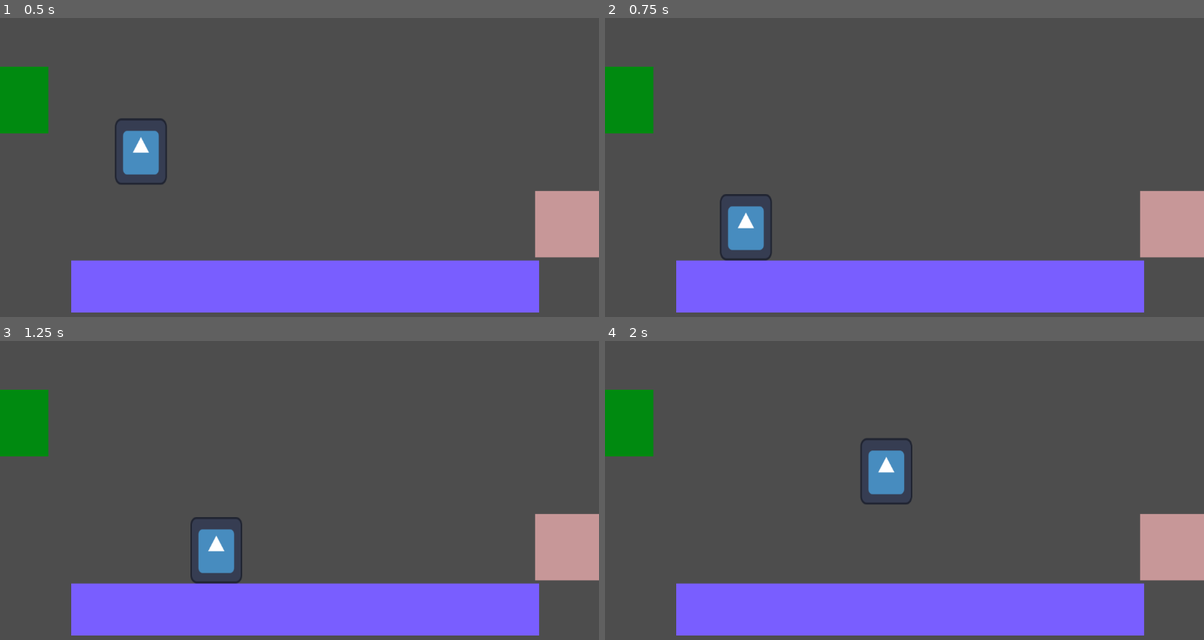
Above: before the commit, frames 1-4 (two rows, left to right).
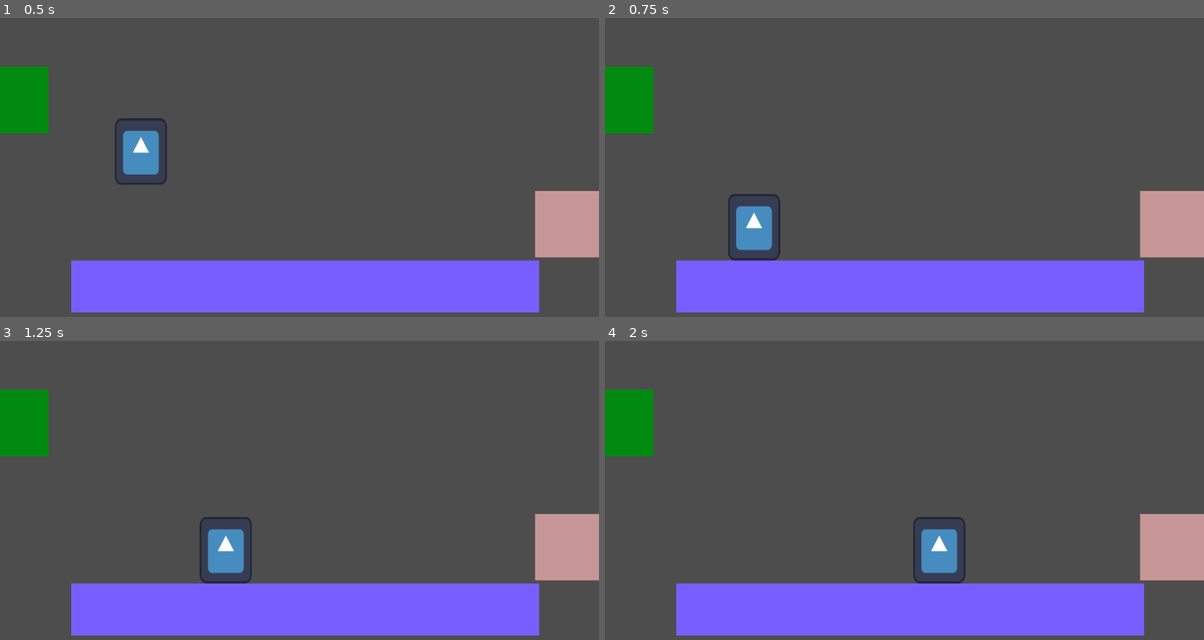
Above: after the commit, the same moments.

Repository: Guilherme-Soares-Sequeira/feup-ddjd-preliminary
Game: Godot game, scene res://scenes/world.tscn
Same seed, same stepped clock (60 frames per second), same inputs: the game is played once before the commit and once after it. The engine's default icon, where the game draws it, is replaced by a stand-in: a white triangle on a blue panel in a dark square.
Inputs (mouse positions are in pixels of both pictures, inside the frame that each line leads up to):
- Up to frame 1 (0.5 s): no input
- Up to frame 2 (0.75 s): move the mouse to (748, 155) at 0.52 s; click (748, 155) at 0.67 s
- Up to frame 3 (1.25 s): no input
- Up to frame 4 (2 s): move the mouse to (784, 526) at 1.27 s; click (784, 526) at 1.42 s

Frame 1 is identical in both runs. In frame 2, 0.8% of the frame differs, in the area x 19-30%, y 58-82%; in frame 3, 0.9%; in frame 4, 2.3%, in the area x 42-61%, y 32-82%.

Commit message:
Reworked horizontal wind. Finalized wind current implementation

Diff:
--- a/scenes/wind.tscn
+++ b/scenes/horizontal_wind.tscn
@@ -1,6 +1,6 @@
 [gd_scene load_steps=2 format=3 uid="uid://b1uf0a1d1fw13"]
 
-[ext_resource type="Script" path="res://scripts/wind.gd" id="1_j5ykt"]
+[ext_resource type="Script" path="res://scripts/horizontal_wind.gd" id="1_j5ykt"]
 
 [node name="Area2D" type="Area2D"]
 collision_layer = 8
--- a/scenes/world.tscn
+++ b/scenes/world.tscn
@@ -4,7 +4,7 @@
 [ext_resource type="Script" path="res://scripts/world.gd" id="1_ytbfc"]
 [ext_resource type="PackedScene" uid="uid://bg6q1pcf355lh" path="res://scenes/block.tscn" id="2_jtuy7"]
 [ext_resource type="PackedScene" uid="uid://ckyfsfegx2hhi" path="res://scenes/grass.tscn" id="3_5tb4c"]
-[ext_resource type="PackedScene" uid="uid://b1uf0a1d1fw13" path="res://scenes/wind.tscn" id="5_3vd8u"]
+[ext_resource type="PackedScene" uid="uid://b1uf0a1d1fw13" path="res://scenes/horizontal_wind.tscn" id="5_3vd8u"]
 [ext_resource type="PackedScene" uid="uid://bb4lacx64xtut" path="res://scenes/vertical_wind.tscn" id="6_104ir"]
 
 [sub_resource type="RectangleShape2D" id="RectangleShape2D_3js6h"]
@@ -19,7 +19,7 @@
 size = Vector2(62, 213.5)
 
 [sub_resource type="RectangleShape2D" id="RectangleShape2D_6wla3"]
-size = Vector2(265.5, 85.5)
+size = Vector2(227.875, 85.5)
 
 [node name="World" type="Node2D"]
 script = ExtResource("1_ytbfc")
@@ -52,7 +52,7 @@
 pointing_right = true
 
 [node name="CollisionShape2D" type="CollisionShape2D" parent="Horizontal Wind Right"]
-position = Vector2(-230, 386)
+position = Vector2(-241, 380)
 shape = SubResource("RectangleShape2D_xrlpm")
 
 [node name="Vertical Wind" parent="." instance=ExtResource("6_104ir")]
@@ -60,12 +60,12 @@
 wind_force = 505
 
 [node name="CollisionShape2D" type="CollisionShape2D" parent="Vertical Wind"]
-position = Vector2(126, -108.25)
+position = Vector2(173, -316)
 shape = SubResource("RectangleShape2D_cjllj")
 
 [node name="Horizontal Wind Left" parent="." instance=ExtResource("5_3vd8u")]
 position = Vector2(565, 164)
 
 [node name="CollisionShape2D" type="CollisionShape2D" parent="Horizontal Wind Left"]
-position = Vector2(315.25, 256.75)
+position = Vector2(294, 248)
 shape = SubResource("RectangleShape2D_6wla3")
--- a/scripts/LemmingStateMachine/StateMachine.gd
+++ b/scripts/LemmingStateMachine/StateMachine.gd
@@ -20,8 +20,11 @@
 func handle_exited_vertical_wind() -> void:
 	self.current_state.handle_exited_vertical_wind()
 
-func handle_pushed_by_wind(vertical_direction: int, wind_force: int) -> void:
-	self.current_state.handle_pushed_by_wind(vertical_direction, wind_force)
+func handle_pushed_by_vertical_wind(vertical_direction: int, wind_force: int) -> void:
+	self.current_state.handle_pushed_by_vertical_wind(vertical_direction, wind_force)
+
+func handle_pushed_by_horizontal_wind(horizontal_direction: int, wind_force: int) -> void:
+	self.current_state.handle_pushed_by_horizontal_wind(horizontal_direction, wind_force)
 
 func update():
 	if not current_state:
--- a/scripts/LemmingStateMachine/States/FloatingState.gd
+++ b/scripts/LemmingStateMachine/States/FloatingState.gd
@@ -9,9 +9,9 @@
 		self.exit_state.emit(WalkingState.new(self.lemming))
 		return
 
-	self.exit_state.emit(DecelerationState.new(self.lemming))
+	self.exit_state.emit(FreeFallState.new(self.lemming))
 
-func handle_pushed_by_wind(vertical_direction: int, wind_force: int) -> void:
+func handle_pushed_by_vertical_wind(vertical_direction: int, wind_force: int) -> void:
 	lemming.velocity.y += wind_force/3.0 * vertical_direction
 
 	if (vertical_direction > 0):
@@ -26,7 +26,7 @@
 	pass
 
 func onEnter():
-	lemming.velocity.x = 0
+	lemming.set_speed(0)
 	pass
 
 func onExit():
--- a/scripts/LemmingStateMachine/States/DecelerationState.gd
+++ b/scripts/LemmingStateMachine/States/FreeFallState.gd
@@ -1,14 +1,15 @@
 extends State
-class_name DecelerationState
+class_name FreeFallState
 
 func update():
 	pass
 
 func physics_update(delta: float):
+	if (lemming.is_on_floor()):
+		exit_state.emit(WalkingState.new(lemming))
+		return
+
 	lemming.apply_gravity(delta)
-
-	if lemming.velocity.y >= 0:
-		self.exit_state.emit(FallingState.new(self.lemming))
 
 func onEnter():
 	pass
--- a/scripts/LemmingStateMachine/States/JumpingState.gd
+++ b/scripts/LemmingStateMachine/States/JumpingState.gd
@@ -24,9 +24,7 @@
 	yspeed += lemming.gravity / 23
 
 func onEnter():
-	print("Entered JumpingState")
 	jump()
 
 func onExit():
-	print("Exited JumpingState")
 	pass
--- a/scripts/LemmingStateMachine/States/State.gd
+++ b/scripts/LemmingStateMachine/States/State.gd
@@ -17,8 +17,14 @@
 func handle_exited_vertical_wind() -> void:
 	self.exit_state.emit(WalkingState.new(self.lemming))
 
-func handle_pushed_by_wind(_vertical_direction: int, _wind_force: int) -> void:
+func handle_pushed_by_vertical_wind(_vertical_direction: int, _wind_force: int) -> void:
 	self.exit_state.emit(FloatingState.new(self.lemming))
+
+func handle_pushed_by_horizontal_wind(horizontal_direction: int, wind_force: int) -> void:
+	if lemming.direction.x == horizontal_direction:
+		lemming.set_speed(min(lemming.speed + wind_force/9.0, wind_force))
+	else:
+		lemming.set_speed(lemming.speed - wind_force/9.0)
 
 func update():
 	pass
--- a/scripts/LemmingStateMachine/States/FallingState.gd
+++ b/scripts/LemmingStateMachine/States/StraightFallState.gd
@@ -1,8 +1,5 @@
 extends State
-class_name FallingState
-
-#func _init(lemming: Lemming) -> void:
-#	super(lemming)
+class_name StraightFallState
 
 func update():
 	pass
@@ -14,7 +11,7 @@
 	lemming.apply_gravity(delta)
 
 func onEnter():
-	lemming.velocity.x = 0
+	lemming.set_speed(0)
 	pass
 
 func onExit():
--- a/scripts/LemmingStateMachine/States/WalkingState.gd
+++ b/scripts/LemmingStateMachine/States/WalkingState.gd
@@ -21,12 +21,9 @@
 func update():
 	pass
 
-func physics_update(_delta: float):
+func physics_update(delta: float):
 	if (not lemming.is_on_floor() && not lemming.floating && not lemming.exited_floating):
-		exit_state.emit(FallingState.new(lemming))
-		return
-	if (not lemming.is_on_floor() && lemming.floating && lemming.exited_floating):
-		exit_state.emit(FloatingState.new(lemming))
+		exit_state.emit(StraightFallState.new(lemming))
 		return
 
 	if (lemming.is_on_wall()):
@@ -34,10 +31,12 @@
 			exit_state.emit(JumpingState.new(lemming))
 			return
 
-	lemming.velocity.x = lemming.speed * lemming.direction.x
+	lemming.update_x_velocity()
+	lemming.apply_horizontal_friction(delta)
+
 
 func onEnter():
-	pass
+	lemming.set_speed(max(lemming.speed, lemming.DEFAULT_SPEED))
 
 func onExit():
 	pass
--- a/scripts/grass.gd
+++ b/scripts/grass.gd
@@ -1,4 +1,4 @@
-extends StaticBody2D
+class_name Grass extends StaticBody2D
 
 # Called when the node enters the scene tree for the first time.
 func _ready():
--- /dev/null
+++ b/scripts/horizontal_wind.gd
@@ -0,0 +1,23 @@
+class_name HorizontalWind extends Area2D
+
+@export var pointing_right: bool
+@export var wind_force: int = 300
+@export var collision_area: CollisionShape2D
+
+var horizontal_direction: int
+
+# Called when the node enters the scene tree for the first time.
+func _ready():
+	if self.pointing_right:
+		self.horizontal_direction = 1
+	else:
+		self.horizontal_direction = -1
+
+
+func _physics_process(_delta):
+	for body in get_overlapping_bodies():
+		if not body.has_method("handle_pushed_by_horizontal_wind"):
+			printerr("Body that does implement needed functions is in Horizontal Wind: " + str(body))
+			continue
+
+		body.handle_pushed_by_horizontal_wind(self.horizontal_direction, self.wind_force)
--- a/scripts/lemming.gd
+++ b/scripts/lemming.gd
@@ -12,7 +12,7 @@
 const DEFAULT_JUMP_FORCE: float = -788.0
 
 # Fields
-@export var direction : Vector2 = Vector2(1.0, 0.0)
+@export var direction : Vector2 = Vector2(1, 0)
 var speed: float = DEFAULT_SPEED
 var jump_force: float = DEFAULT_JUMP_FORCE
 var floating = false;
@@ -39,16 +39,29 @@
 
 	sprite.scale = Vector2(scale_x, scale_y)
 
-func set_horizontal_direction(new_direction: int):
+func set_horizontal_direction(new_direction: float):
 	self.direction.x = new_direction
 	# turn sprite and other logic if needed
 
-func set_speed(new_speed: int):
+func set_speed(new_speed: float):
 	self.speed = new_speed
+
+	if (self.speed < 0):
+		self.speed *= -1
+		self.set_horizontal_direction(-self.direction.x)
+
+	self.update_x_velocity()
 	# other logic if needed
+
+func update_x_velocity():
+	self.velocity.x = self.speed * self.direction.x
 
 func apply_gravity(delta):
 	self.velocity.y = min(self.gravity, self.velocity.y + self.gravity * delta)
+
+func apply_horizontal_friction(delta: float):
+	if (self.speed > self.DEFAULT_SPEED):
+		self.set_speed(max(self.speed - 200 * delta, self.DEFAULT_SPEED))
 
 func handle_entered_vertical_wind():
 	self.state_machine.handle_entered_vertical_wind()
@@ -56,8 +69,11 @@
 func handle_exited_vertical_wind():
 	self.state_machine.handle_exited_vertical_wind()
 
-func handle_pushed_by_wind(vertical_direction: int, wind_force: int) -> void:
-	self.state_machine.handle_pushed_by_wind(vertical_direction, wind_force)
+func handle_pushed_by_vertical_wind(vertical_direction: int, wind_force: int) -> void:
+	self.state_machine.handle_pushed_by_vertical_wind(vertical_direction, wind_force)
+
+func handle_pushed_by_horizontal_wind(horizontal_direction: int, wind_force: int) -> void:
+	self.state_machine.handle_pushed_by_horizontal_wind(horizontal_direction, wind_force)
 
 # Called when the lemming is added to the node tree
 func _ready():
--- a/scripts/vertical_wind.gd
+++ b/scripts/vertical_wind.gd
@@ -1,4 +1,4 @@
-extends Area2D
+class_name VerticalWind extends Area2D
 
 @export var collision_area: CollisionShape2D
 
@@ -33,7 +33,7 @@
 
 func _physics_process(_delta):
 	for body in get_overlapping_bodies():
-		if not body.has_method("handle_pushed_by_wind"):
+		if not body.has_method("handle_pushed_by_vertical_wind"):
 			printerr("Body that does implement needed functions is inside Vertical Wind: " + str(body))
 			continue
-		body.handle_pushed_by_wind(self.wind_direction, self.wind_force)
+		body.handle_pushed_by_vertical_wind(self.wind_direction, self.wind_force)
--- a/scripts/wind.gd
+++ /dev/null
@@ -1,37 +0,0 @@
-extends Area2D
-
-@export var pointing_right: bool
-@export var wind_force: int = 300
-@export var collision_area: CollisionShape2D
-
-var bodies_within = {} # saves bodies within the area and their original speed
-var horizontal_direction: int
-
-# Called when the node enters the scene tree for the first time.
-func _ready():
-	if self.pointing_right:
-		self.horizontal_direction = 1
-	else:
-		self.horizontal_direction = -1
-
-
-func _on_body_entered(body):
-	print("[HORIZONTAL WIND] body_entered called.")
-	if not body.has_method("set_speed") or not body.has_method("set_horizontal_direction"):
-		printerr("[HORIZONTAL WIND]: " + str(body) + " does not have the necessary functions!")
-		return
-
-	bodies_within[body] = body.speed
-	body.set_speed(max(self.wind_force, body.speed))
-	body.set_horizontal_direction(self.horizontal_direction)
-
-
-func _on_body_exited(body):
-	print("[HORIZONTAL WIND] body_exited called.")
-
-	if not body in bodies_within:
-		printerr("[HORIZONTAL WIND]: Body that wasn't in bodies_within left the area - " + str(body))
-		return
-
-	body.speed = bodies_within[body]
-	bodies_within.erase(body)
